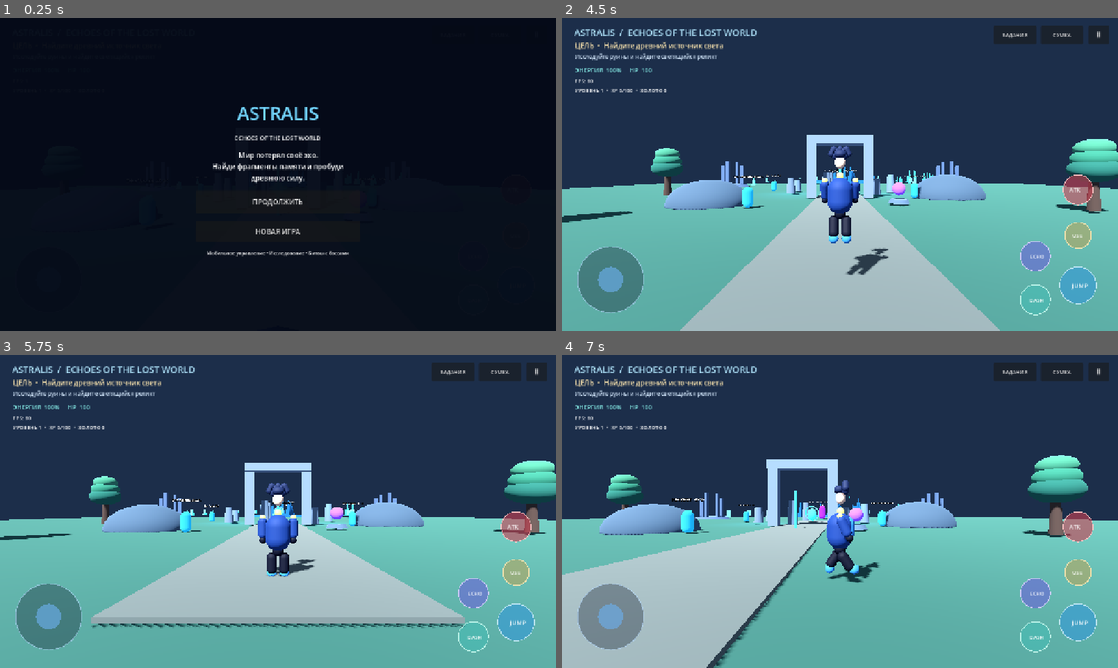
Above: before the commit, frames 1-4 (two rows, left to right).
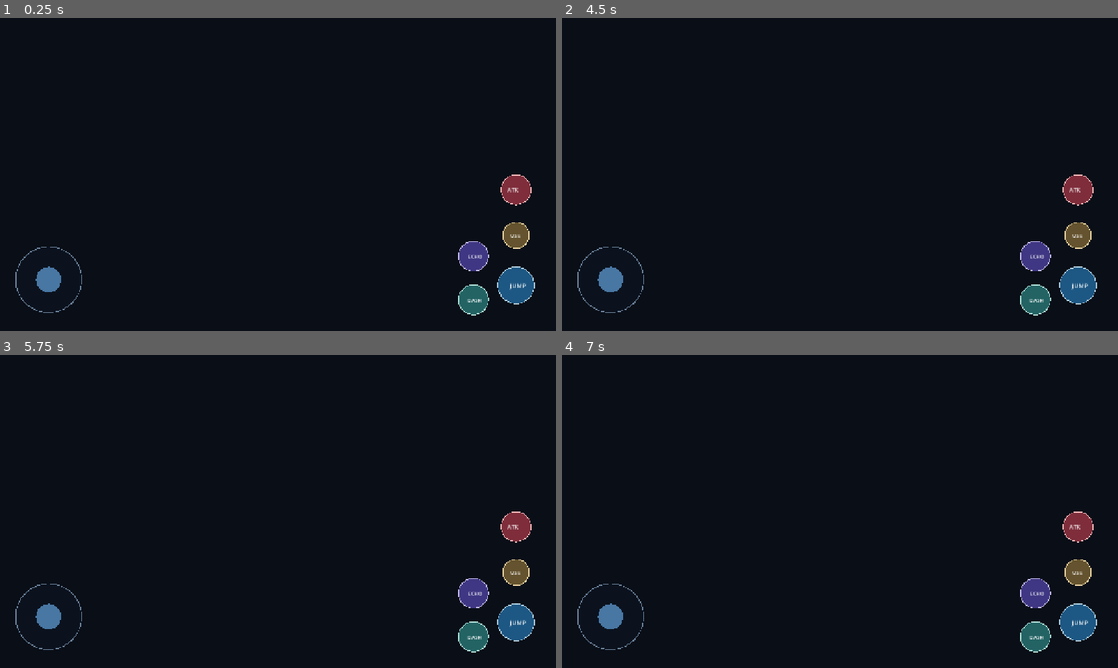
Above: after the commit, the same moments.

Repository: Phantom220-hub/ASTRALIS-RPG
Game: Godot game, scene res://scenes/main/Main.tscn
The game is run twice, just before and just after one commit, with the same random seed, the same clock (stepped at 60 frames per second) and the same inputs.
Inputs (mouse positions are in pixels of both pictures, inside the frame that each line leads up to):
- Up to frame 1 (0.25 s): no input
- Up to frame 2 (4.5 s): click (840, 230) at 0.5 s, where only the run before the commit has a clickable "НОВАЯ ИГРА"; click (840, 230) at 1.25 s, where only the run before the commit has a clickable "НОВАЯ ИГРА"; click (1101, 33) at 2 s, where only the run before the commit has a clickable "Ⅱ"; click (1062, 33) at 2.75 s, where only the run before the commit has a clickable "СУМКА"; click (1012, 33) at 3.5 s, where only the run before the commit has a clickable "ЗАДАНИЯ"; click (840, 202) at 4.25 s, where only the run before the commit has a clickable "ПРОДОЛЖИТЬ"
- Up to frame 3 (5.75 s): tap Enter (ui_accept) at 5 s; drag from (278, 511) to (333, 442) at 5.02 s
- Up to frame 4 (7 s): drag from (728, 527) to (812, 574) at 5.77 s; move the mouse to (895, 442) at 6.52 s; hold D (move_right) from 6.53 s (still down); tap E (interact) at 6.6 s

The runs differ from the first frame. In frame 1, 4.2% of the frame differs, in the area x 2-97%, y 28-96%; in frame 2, 99%; in frame 3, 99%; in frame 4, 99%, in the area x 0-100%, y 0-100%.
Error after the commit: Parse Error: Preload file "res://scripts/world/whispering_vale.gd" does not exist. (res://scripts/world/world_bootstrap.gd:9)

Commit message:
Integrate Whispering Vale side region

Diff:
--- a/scripts/world/world_bootstrap.gd
+++ b/scripts/world/world_bootstrap.gd
@@ -6,6 +6,7 @@
 const HUD_SCRIPT := preload("res://scripts/ui/game_hud.gd")
 const ENCOUNTER_SCRIPT := preload("res://scripts/combat/encounter_director.gd")
 const FRAGMENT_SCRIPT := preload("res://scripts/world/echo_fragment.gd")
+const CONTENT_SCRIPT := preload("res://scripts/world/whispering_vale.gd")
 
 var _hud: Control
 var _relic: Area3D
@@ -104,6 +105,10 @@
 	_add_frozen_ruins()
 	_add_echo_fragment_route()
 	_add_distant_landmarks()
+	var vale := Node3D.new()
+	vale.name = "WhisperingValeContent"
+	vale.set_script(CONTENT_SCRIPT)
+	add_child(vale)
 
 func _add_path() -> void:
 	var path := MeshInstance3D.new()
